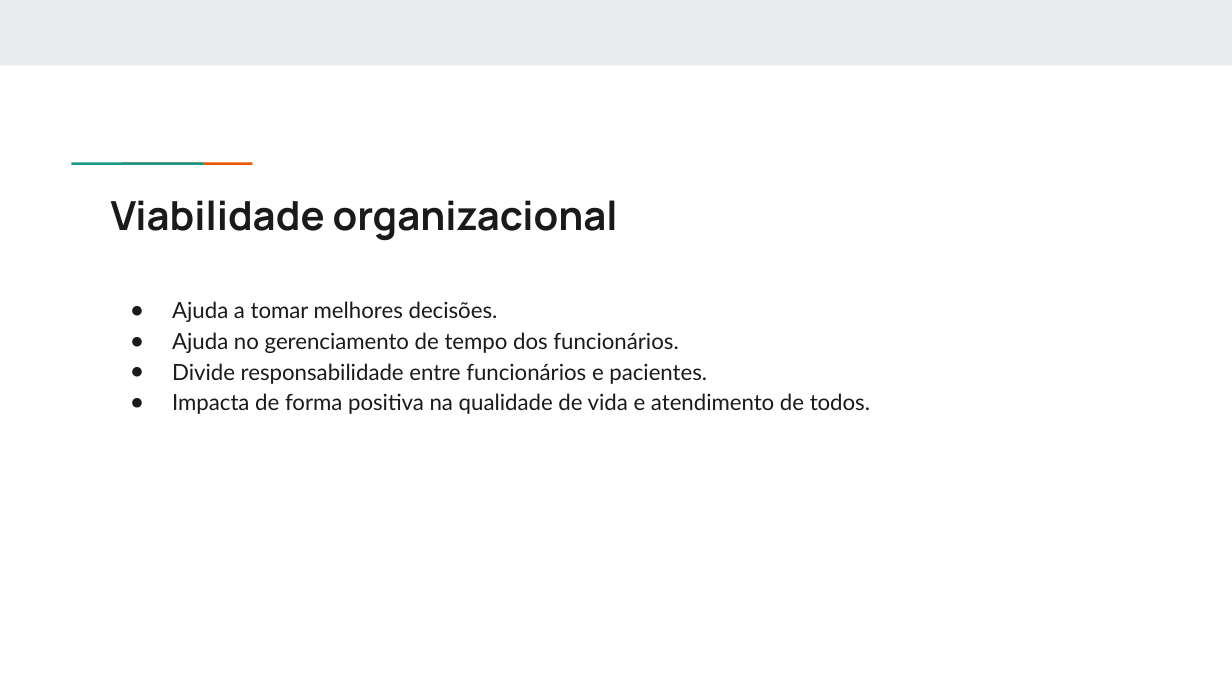
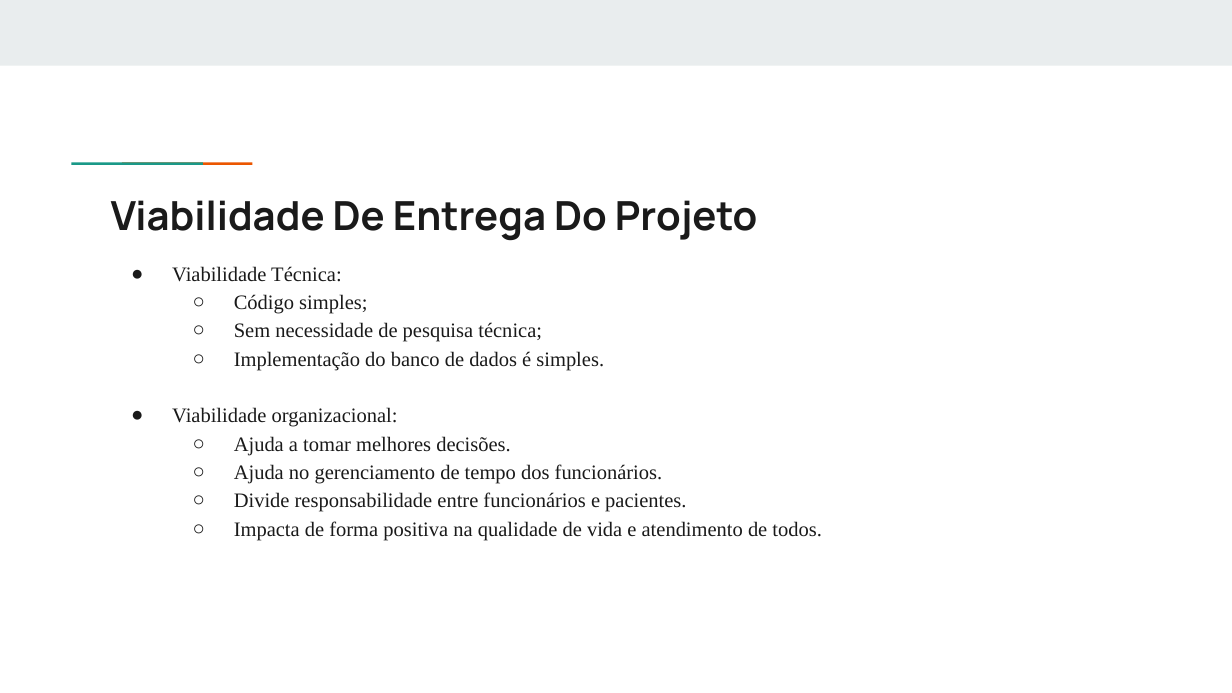
Before and after one commit to MaxCosta0/modelagem-de-software, a slide deck: slide 3 of Apresentacao SGH.pptx (slide 4 before the commit). Drawn at 1232x693 pixels with LibreOffice and Linux fonts; fonts in the diff are those of the drawing. Boxes give left, top, right and bottom in pixels: in the first picture for what was removed or moved away, otherwise in the second. Text is boxed around its words. In the diff, an @@ line names an element or a change of style, - is before the commit and + after.

```diff
--- a/Apresentacao SGH.pptx
+++ b/Apresentacao SGH.pptx
@@ title at box(111, 200, 758, 241): text changed @@
-Viabilidade organizacional
+Viabilidade De Entrega Do Projeto
@@ text "Viabilidade Técnica:": place and size @@
-text "Viabilidade Técnica:" at box(172, 301, 870, 414)
+text "Viabilidade Técnica:" at box(172, 266, 822, 541)
@@ text at box(172, 266, 604, 427): paragraphs added @@
+● Viabilidade Técnica:
+  ○ Código simples;
+  ○ Sem necessidade de pesquisa técnica;
+  ○ Implementação do banco de dados é simples.
+● Viabilidade organizacional:
@@ text at box(234, 436, 822, 541): size 13 to 12 pt, font Lato to Times New Roman in "Ajuda a tomar melhores decisões.", "Ajuda no gerenciamento de tempo dos funcionários.", "Divide responsabilidade entre funcionários e pacientes.", "Impacta de forma positiva na qualidade de ..."; bullet ● to ○; list level 1 to 2 in "Ajuda a tomar melhores decisões."; list level 1 to 2 in "Ajuda no gerenciamento de tempo ..."; list level 1 to 2 in "Divide responsabilidade entre funcionários e ..."; list level 1 to 2 in "Impacta de forma positiva na ..." @@
```
Also in this commit, not shown: 2 other slides changed, 2 slides added, 3 slides removed, 2 other files.
